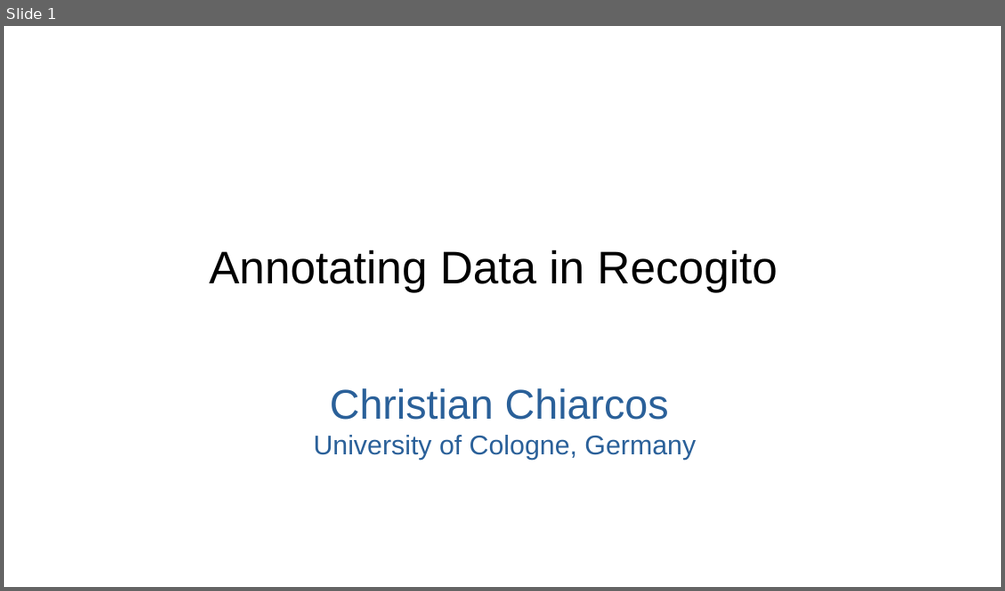
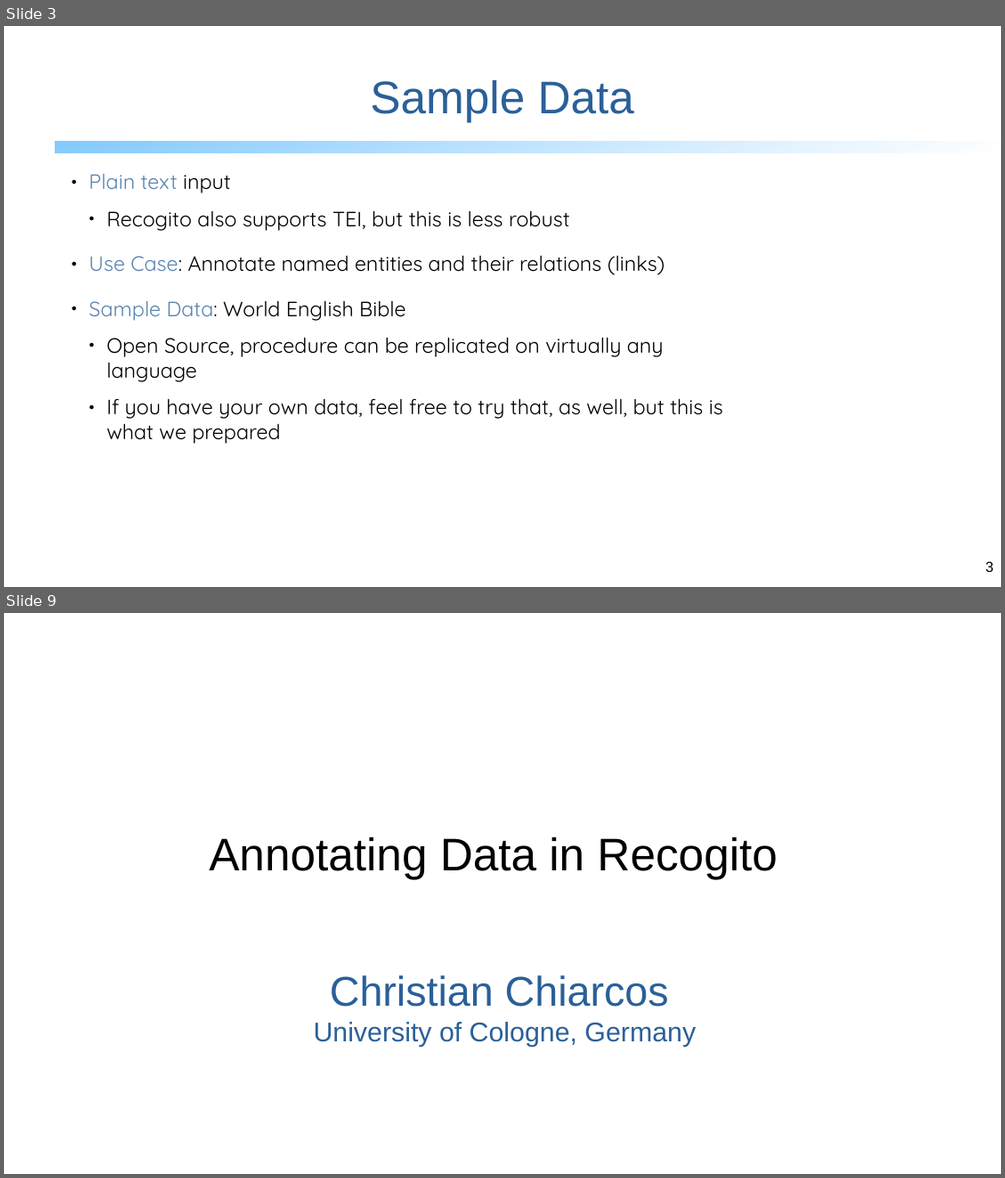
Before and after one commit to dh-tech/DH2022-workshop, a slide deck: slides/recogito.odp. Shown one above the other, each under a label of ours: slide 1 before the commit, slides 3 and 9 after it; the slides between them are not shown. The pictures are 1005x591 and 1005x1178 pixels, drawn with LibreOffice and Linux fonts; fonts in the diff are those of the drawing; background and template pictures are left out. Boxes give left, top, right and bottom in pixels: in the first picture for what was removed or moved away, otherwise in the second. Text is boxed around its words. In the diff, an @@ line names an element or a change of style, - is before the commit and + after.

Commit message:
recogito updates

```diff
--- a/slides/recogito.odp
+++ b/slides/recogito.odp
@@ slide 3 added at (x1=4, y1=26, x2=1001, y2=587), background #FFFFFF @@
@@ title added at (x1=370, y1=79, x2=634, y2=122), 44 pt, text #2A6099 @@
+Sample Data
@@ rectangle added at (x1=55, y1=142, x2=1001, y2=154), fill gradient #FFFFFF to #83CAFF @@
@@ text added at (x1=89, y1=174, x2=723, y2=443), 20 pt, text #000000 @@
+● Plain text input
+  ● Recogito also supports TEI, but this is less robust
+● Use Case: Annotate named entities and their relations (links)
+● Sample Data: World English Bible
+  ● Open Source, procedure can be replicated on virtually any language
+  ● If you have your own data, feel free to try that, as well, but this is what we prepared
@@ rectangle added at (x1=736, y1=318, x2=1001, y2=587), fill #FFFFFF at 50% opacity, outline #FFFFFF 0 pt @@
@@ page number added at (x1=986, y1=561, x2=994, y2=572), 14 pt, text #000000 @@
+3
@@ what was slide 1 is now slide 9 @@
```
Also in this commit, not shown: 1 slide changed, 7 other slides added.
